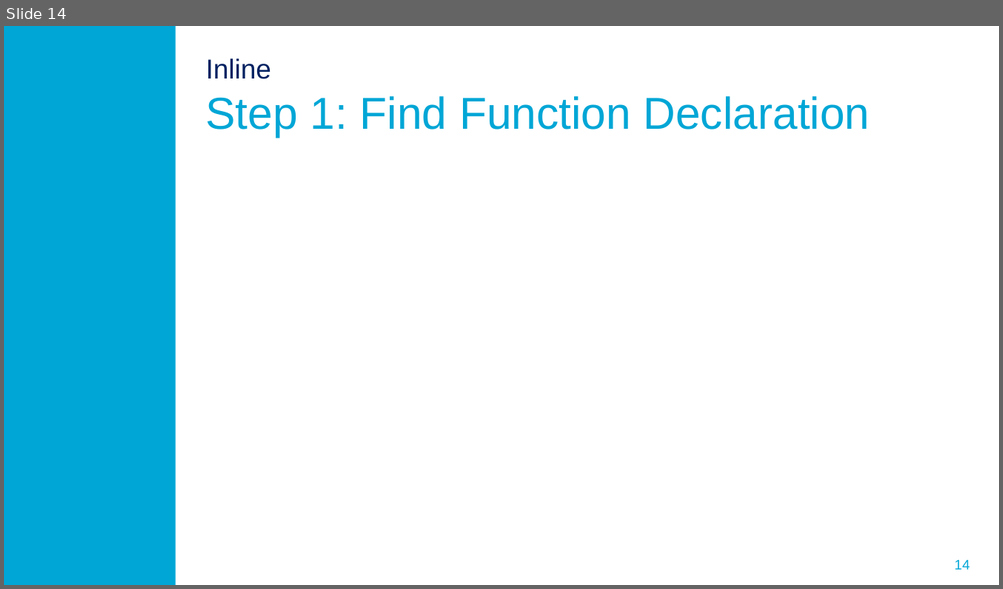
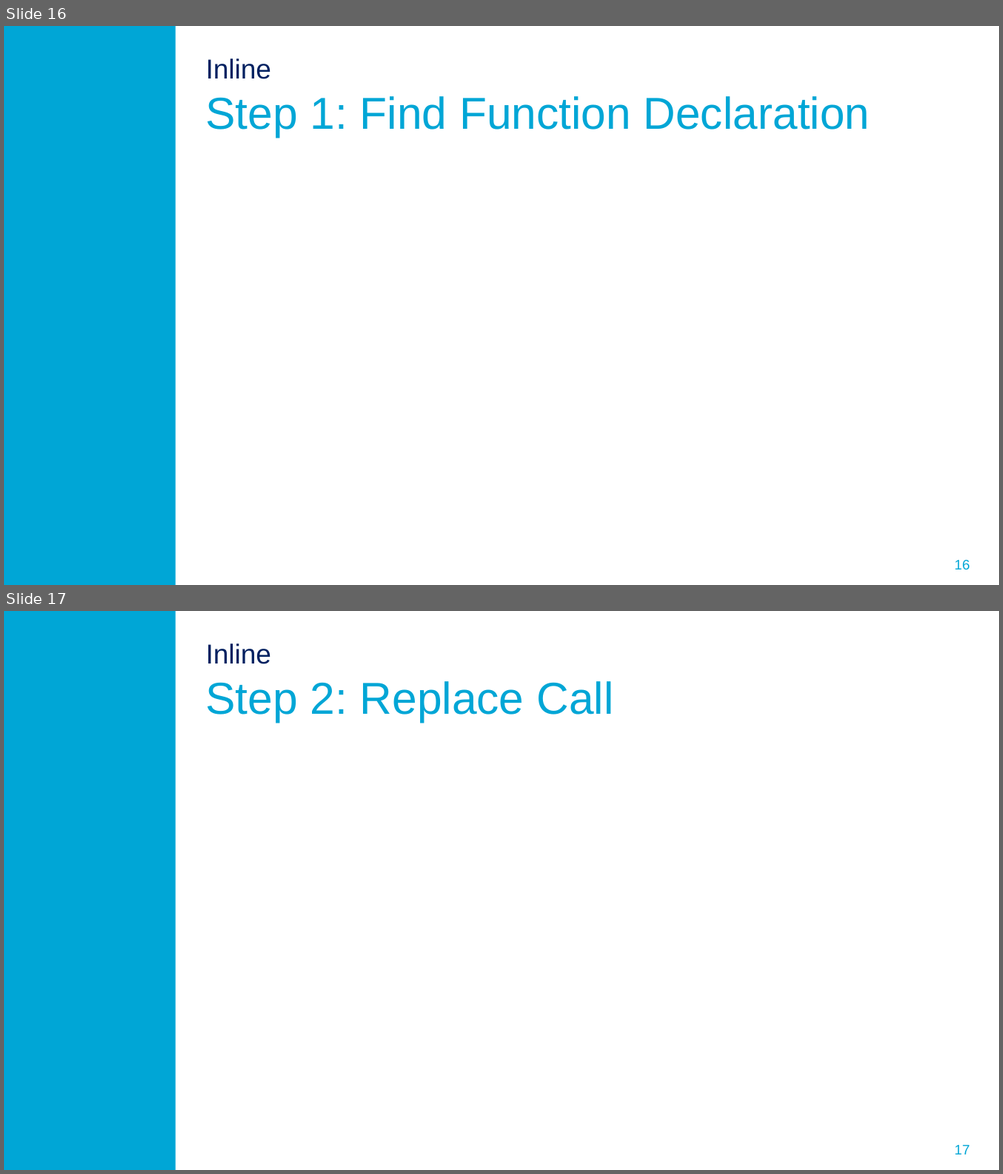
Before and after one commit to ProMisDev/metaborg-tiger, a slide deck: presentation/Misteli_Refactoring_in_Spoofax.pptx. Shown one above the other, each under a label of ours: slide 14 before the commit, slides 16 and 17 after it. The pictures are 1003x589 and 1003x1174 pixels, drawn with LibreOffice and Linux fonts; fonts in the diff are those of the drawing; background and template pictures are left out. Boxes give left, top, right and bottom in pixels: in the first picture for what was removed or moved away, otherwise in the second. Text is boxed around its words. In the diff, an @@ line names an element or a change of style, - is before the commit and + after.

```diff
--- a/presentation/Misteli_Refactoring_in_Spoofax.pptx
+++ b/presentation/Misteli_Refactoring_in_Spoofax.pptx
@@ slide 17 added at (x1=4, y1=611, x2=999, y2=1170), background #FFFFFF; not listed: 2 template elements that a slide beside it also shows @@
@@ title added at (x1=206, y1=644, x2=613, y2=722), 32.4 pt, text #00A6D6 @@
+Inline
+Step 2: Replace Call
@@ what was slide 14 is now slide 16 @@
@@ page number at (x1=954, y1=560, x2=970, y2=571): text changed @@
-14
+16
```
Also in this commit, not shown: 1 slide changed, 6 other slides added.
